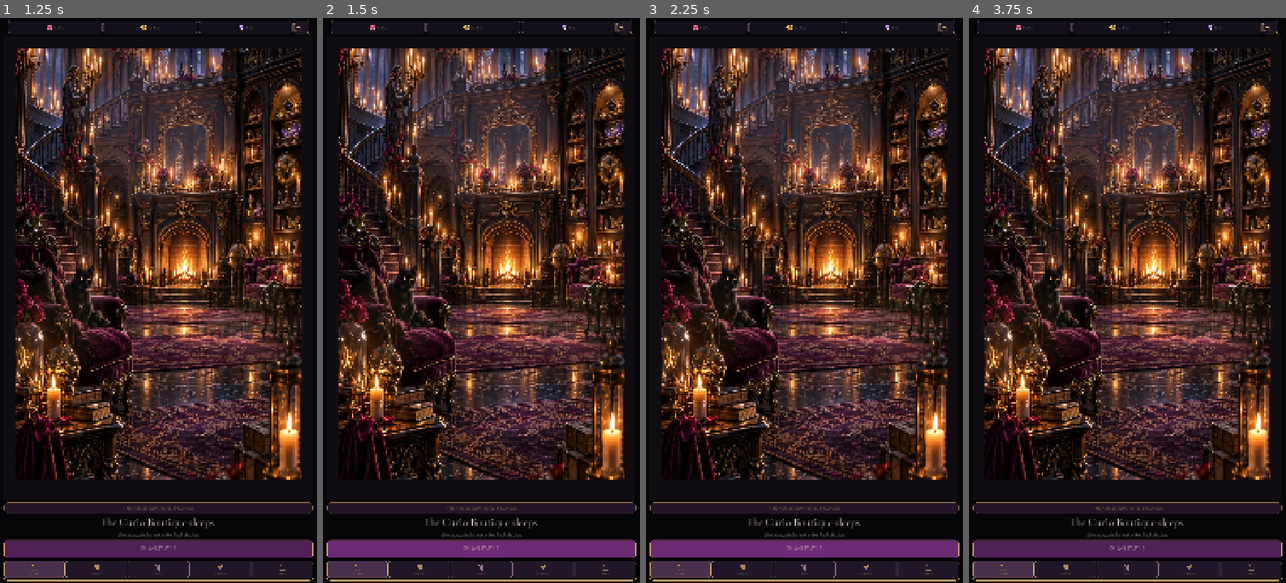
Above: before the commit, frames 1-4 (left to right).
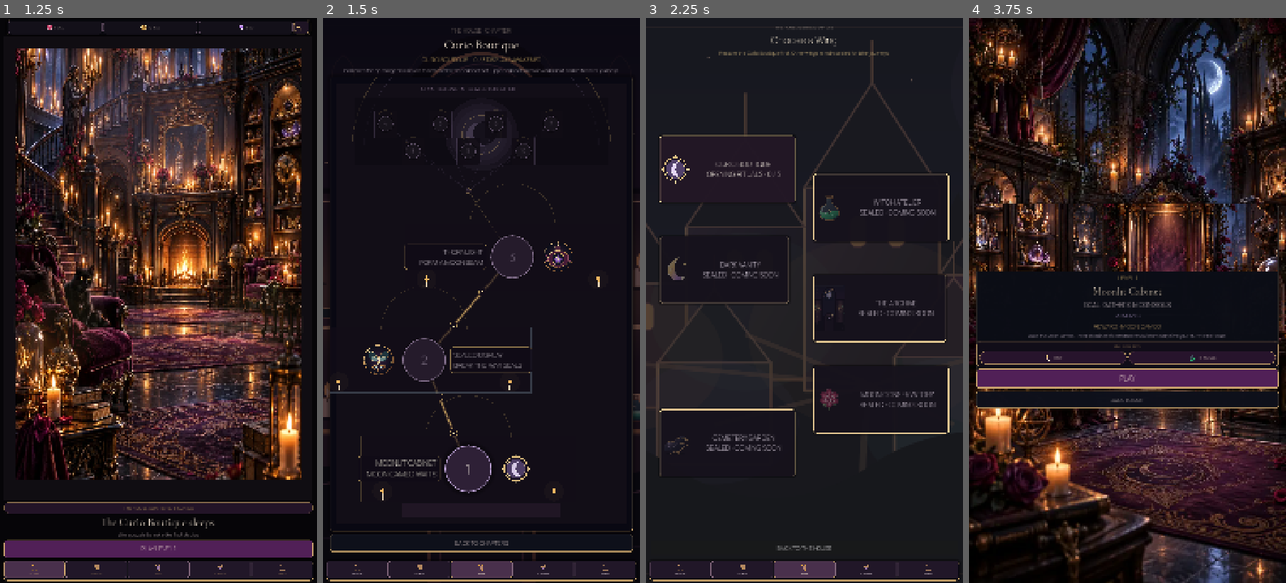
Above: after the commit, the same moments.

Repository: Jay-prodesign/akilta-match3
Game: Godot game, scene res://src/app/app_bootstrap.tscn
Two runs of this game, one before a commit and one after it. Both use one fixed random seed, a clock stepped at 60 frames per second and the inputs below.
Inputs (mouse positions are in pixels of both pictures, inside the frame that each line leads up to):
- Up to frame 1 (1.25 s): click "ENTER THE HOUSE" at 0.5 s
- Up to frame 2 (1.5 s): click "PLAY LEVEL 1" at 1.25 s
- Up to frame 3 (2.25 s): click (804, 549) at 2 s, where only the run before the commit has a clickable "PLAY LEVEL 1"
- Up to frame 4 (3.75 s): click (1051, 170) at 2.75 s, where only the run after the commit has a clickable "CURIO BOUTIQUE OPENING RITUAL…"; click (1114, 470) at 3.5 s, where only the run after the commit has a clickable "1"

Frame 1 is identical in both runs. In frame 2, 52% of the frame differs, in the area x 0-100%, y 0-100%; in frame 3, 58%; in frame 4, 69%.

Commit message:
Route House primary action through the Curio Boutique map

Diff:
--- a/src/app/app_bootstrap.gd
+++ b/src/app/app_bootstrap.gd
@@ -89,7 +89,7 @@
 	return true
 
 func show_prestart(level_number: int) -> bool:
-	if level_number < 1 or level_number > INTERNAL_REVIEW_LEVEL_COUNT or level_number > int(progress.highest_level_unlocked) or (navigation.current() != NavigationScript.Route.MAP and navigation.current() != NavigationScript.Route.HOUSE):
+	if level_number < 1 or level_number > INTERNAL_REVIEW_LEVEL_COUNT or level_number > int(progress.highest_level_unlocked) or navigation.current() != NavigationScript.Route.MAP:
 		return false
 	# Reject missing or malformed content while preserving the current map.
 	var level_file := FileAccess.open(_level_path(level_number), FileAccess.READ)
@@ -539,14 +539,9 @@
 		_render_chapters()
 
 func _on_prestart_back() -> void:
-	var origin: int = int(navigation.last_payload().get("origin", NavigationScript.Route.HOUSE))
 	_pending_level_number = 0
-	if origin == NavigationScript.Route.MAP:
-		if navigation.go(NavigationScript.Route.MAP, {"via": "prestart_back"}):
-			_render_map_from_prestart()
-	else:
-		if navigation.go(NavigationScript.Route.HOUSE, {"via": "prestart_back"}):
-			_render_house()
+	if navigation.go(NavigationScript.Route.MAP, {"via": "prestart_back"}):
+		_render_map_from_prestart()
 
 func _render_map_from_prestart() -> void:
 	var screen: Node = MapScene.instantiate()
@@ -674,10 +669,10 @@
 		return
 	_render_house()
 
-func _on_house_play_requested(level_number: int) -> void:
+func _on_house_play_requested(_level_number: int) -> void:
 	if navigation.current() != NavigationScript.Route.HOUSE:
 		return
-	show_prestart(level_number)
+	show_map()
 
 func show_chapters() -> bool:
 	if navigation == null or navigation.current() != NavigationScript.Route.HOUSE:
